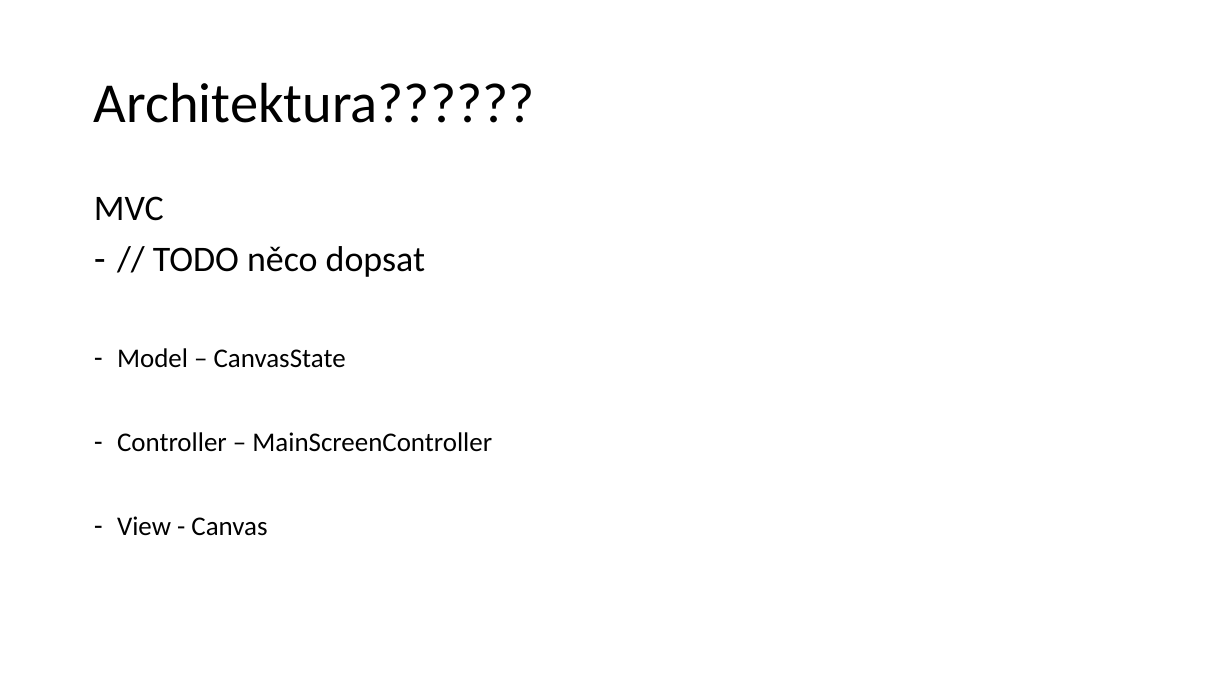
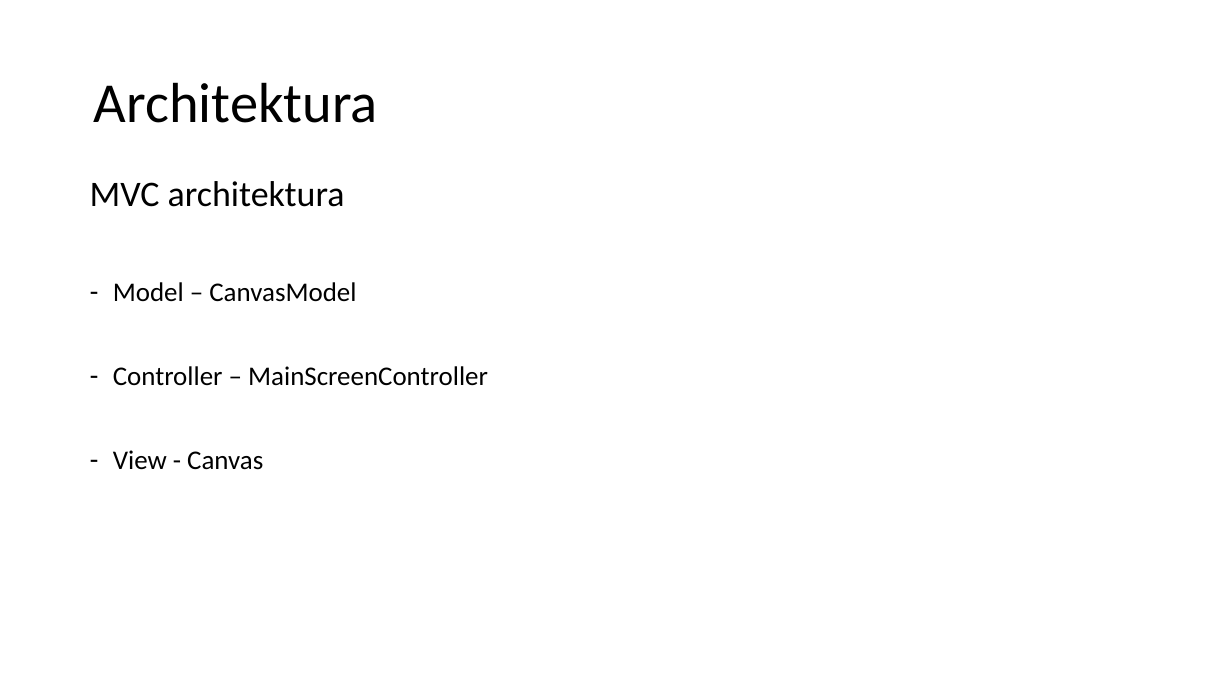
Before and after one commit to hradma10/6.semestr, a slide deck: slide 8 of SBP/Prezentace SBP Hradílek.pptx. Drawn at 1232x693 pixels with LibreOffice and Linux fonts; fonts in the diff are those of the drawing. Boxes give left, top, right and bottom in pixels: in the first picture for what was removed or moved away, otherwise in the second. Text is boxed around its words. In the diff, an @@ line names an element or a change of style, - is before the commit and + after.

```diff
--- a/SBP/Prezentace SBP Hradílek.pptx
+++ b/SBP/Prezentace SBP Hradílek.pptx
@@ title at bbox=[94, 82, 378, 123]: text changed @@
-Architektura??????
+Architektura
@@ text "MVC architektura": place and size @@
-text "MVC architektura" at bbox=[94, 196, 492, 536]
+text "MVC architektura" at bbox=[90, 181, 488, 470]
@@ text at bbox=[90, 181, 356, 302]: text changed; size 28 to 21 pt @@
-MVC
-– // TODO něco dopsat
-– Model – CanvasState
+MVC architektura
+– Model – CanvasModel
```
Also in this commit, not shown: 11 other slides changed, 2 slides added, 6 other files.
